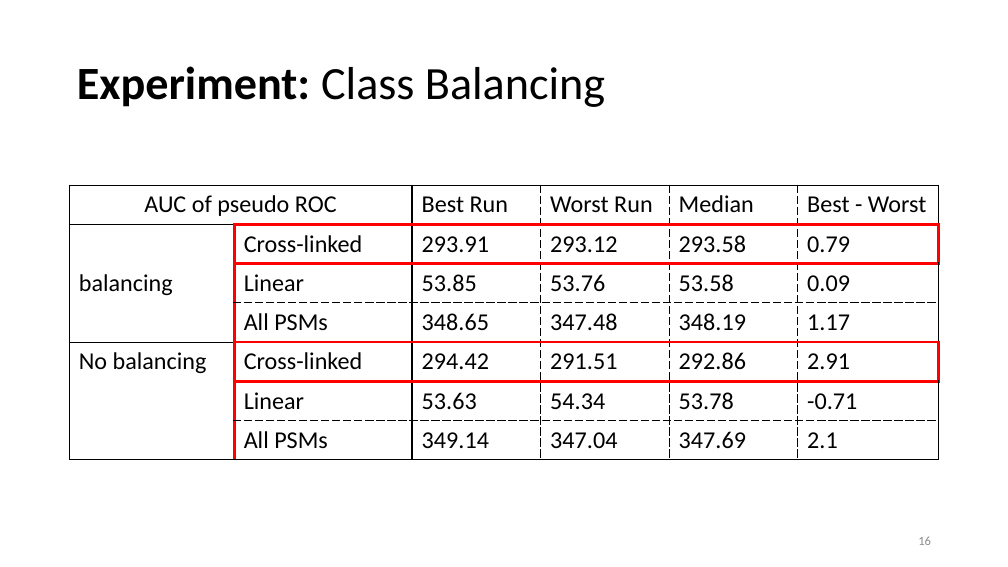
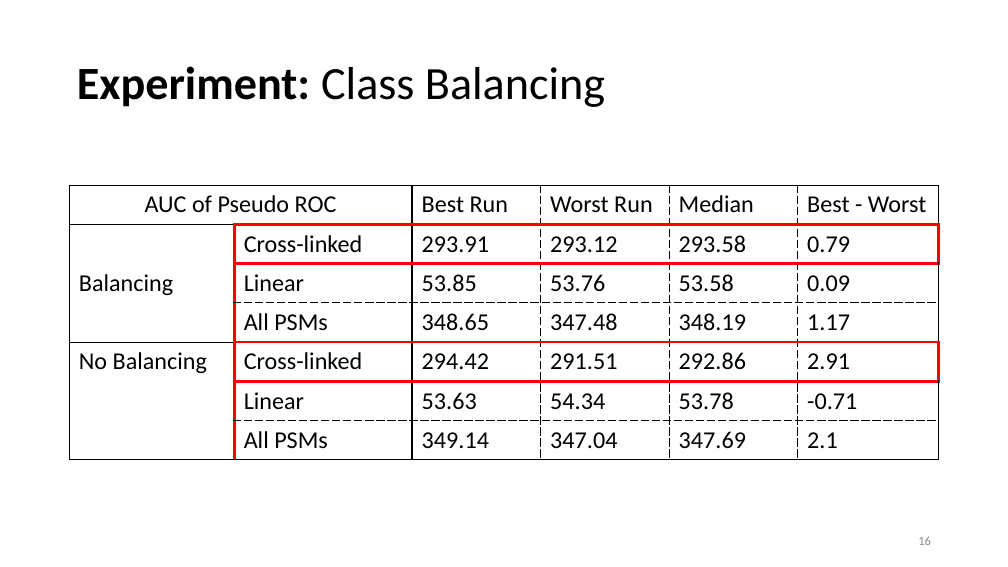
Before and after one commit to emilpaulitz/Bachelor-Thesis, a slide deck: slide 16 of doc/presentation_v2.pptx. Drawn at 1008x567 pixels with LibreOffice and Linux fonts; fonts in the diff are those of the drawing. Boxes give left, top, right and bottom in pixels: in the first picture for what was removed or moved away, otherwise in the second. Text is boxed around its words. In the diff, an @@ line names an element or a change of style, - is before the commit and + after.

Commit message:
Update presentation

```diff
--- a/doc/presentation_v2.pptx
+++ b/doc/presentation_v2.pptx
@@ table at box(70, 185, 938, 455) @@
-row 1, column 1: AUC of pseudo ROC
+row 1, column 1: AUC of Pseudo ROC
-row 2, column 1: balancing
+row 2, column 1: Balancing
-row 5, column 1: No balancing
+row 5, column 1: No Balancing
```
